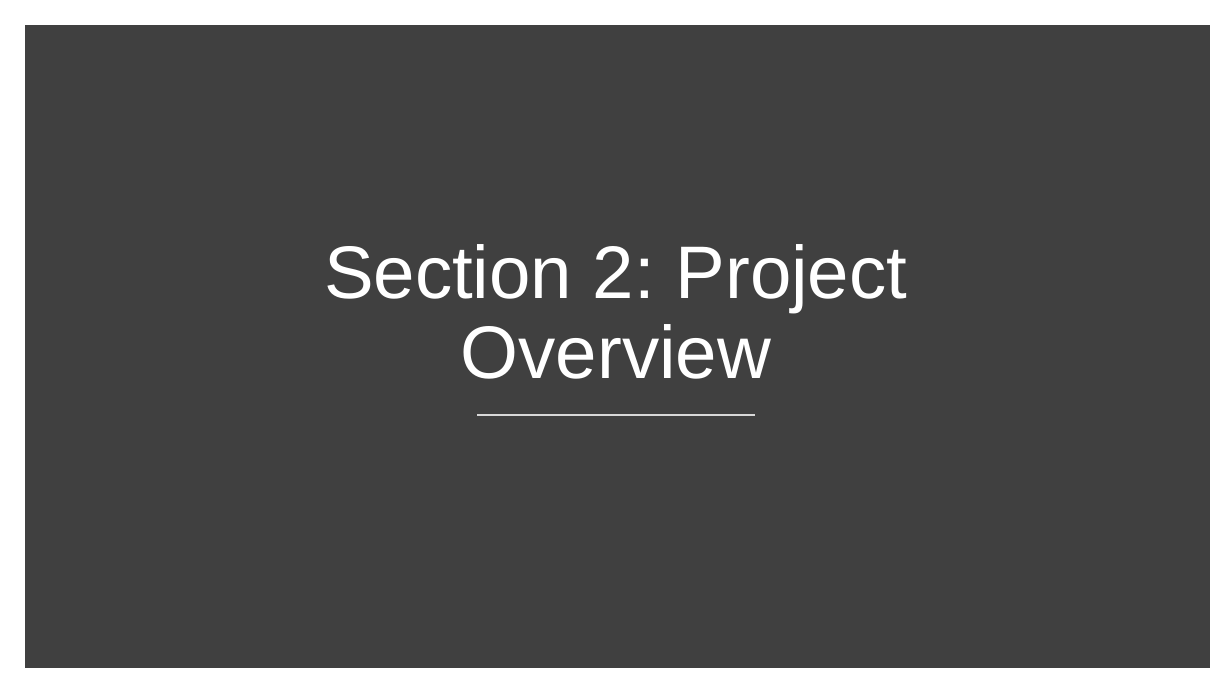
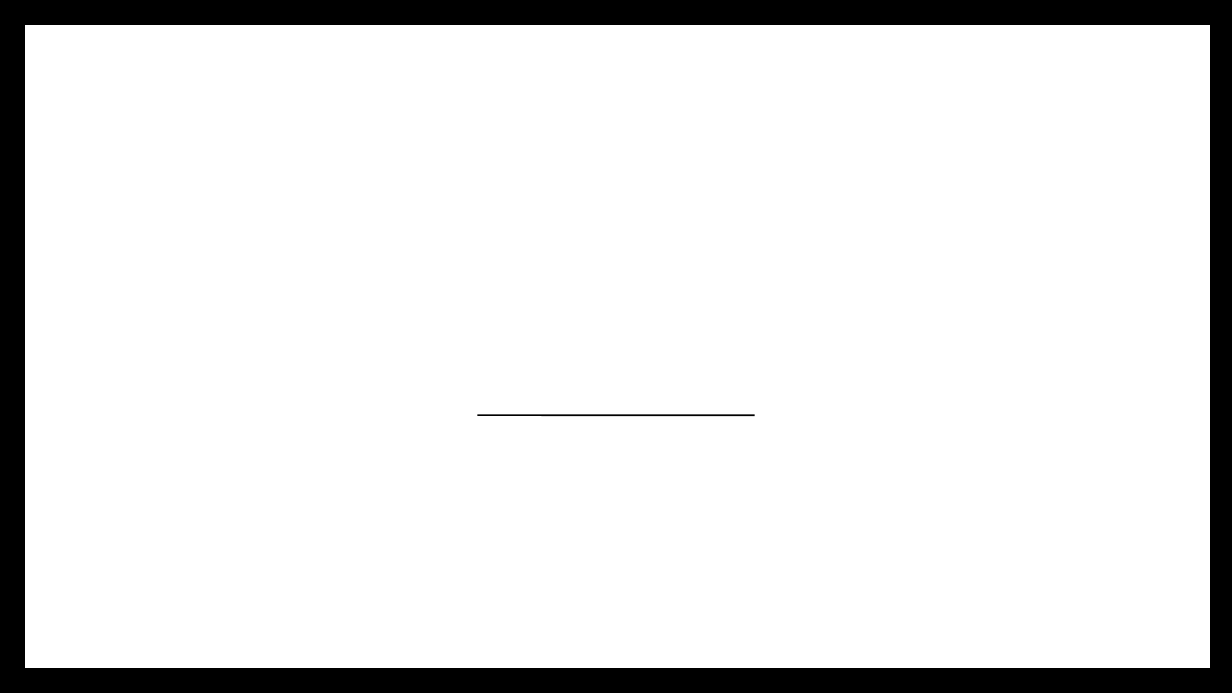
Before and after one commit to tkudryn/cs450-final, a slide deck: slide 6 of final/presentation.pptx. Drawn at 1232x693 pixels with LibreOffice and Linux fonts; fonts in the diff are those of the drawing. Boxes give left, top, right and bottom in pixels: in the first picture for what was removed or moved away, otherwise in the second. Text is boxed around its words. In the diff, an @@ line names an element or a change of style, - is before the commit and + after.

```diff
--- a/final/presentation.pptx
+++ b/final/presentation.pptx
@@ rectangle added at <box>0,0,1232,693</box>, fill #000000 @@
@@ rectangle at <box>32,32,1202,661</box>: fill #404040 to #FFFFFF; outline #404040 10 pt to #FFFFFF 10.01 pt @@
@@ text removed at <box>324,244,908,379</box> @@
-Section 2: Project Overview
@@ line (477, 416) - (755, 416): stroke #D9D9D9 1 pt to #000000 0.99 pt @@
```
Also in this commit, not shown: 10 other slides changed.
